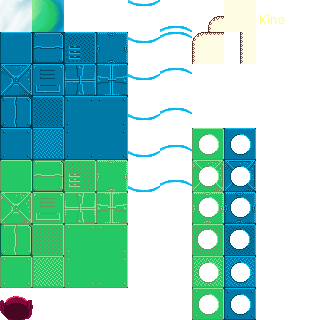
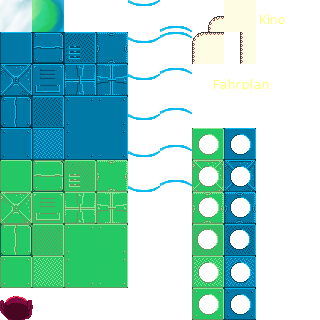
Layers edited between the first and the second 320×320 image:
added layer "Fahrplan" above "Kino" over [213, 79, 269, 90]
